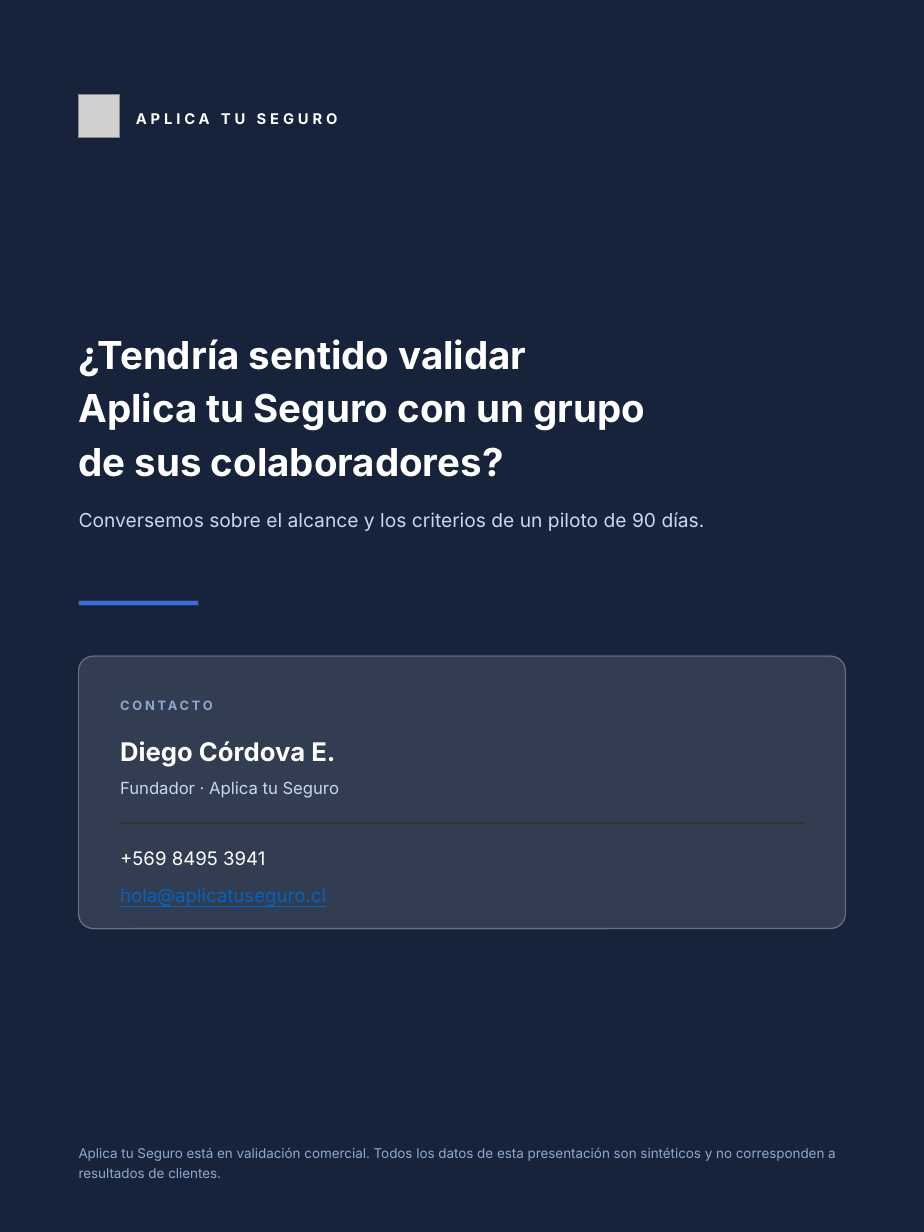
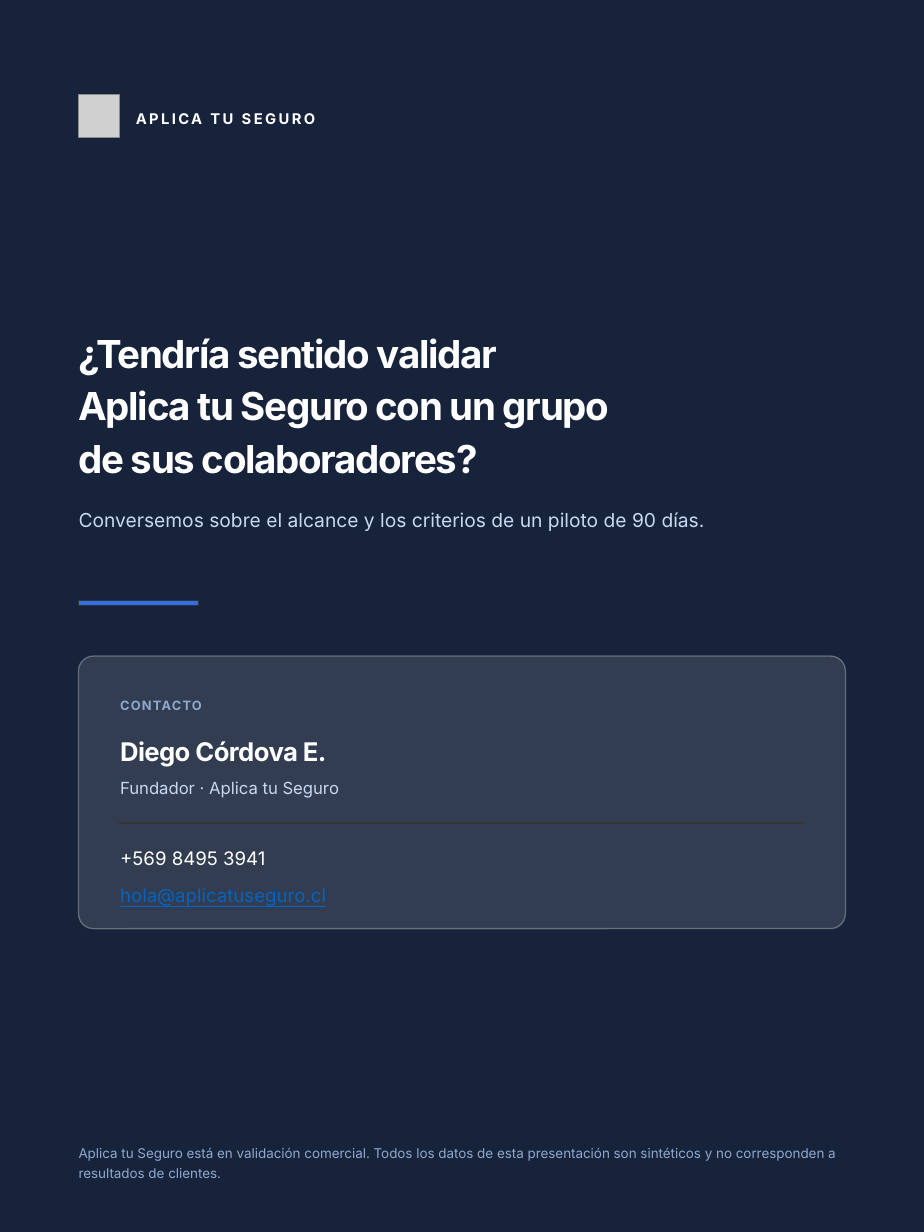
Before and after one commit to aplicatuseguro-cl/Prototipo-comercial, a slide deck: slide 9 of presentacion/Aplica-tu-Seguro-Presentacion-Comercial-v2.pptx. Drawn at 924x1232 pixels with LibreOffice and Linux fonts; fonts in the diff are those of the drawing; grey boxes stand for pictures. Boxes give left, top, right and bottom in pixels: in the first picture for what was removed or moved away, otherwise in the second. Text is boxed around its words. In the diff, an @@ line names an element or a change of style, - is before the commit and + after.

```diff
--- a/presentacion/Aplica-tu-Seguro-Presentacion-Comercial-v2.pptx
+++ b/presentacion/Aplica-tu-Seguro-Presentacion-Comercial-v2.pptx
@@ text "APLICA TU SEGURO" at (136, 113, 315, 124): letter spacing 3 to 1.8 pt @@
@@ text "¿Tendría sentido validar" at (79, 338, 610, 474): letter spacing 0 to -1 pt; line spacing 1.16 to 1.14 @@
@@ text "CONTACTO" at (120, 700, 202, 710): letter spacing 2.2 to 1 pt @@
@@ text "Diego Córdova E." at (120, 741, 327, 767): letter spacing 0 to -0.5 pt @@
```
Also in this commit, not shown: 8 other slides changed, 6 other files.
